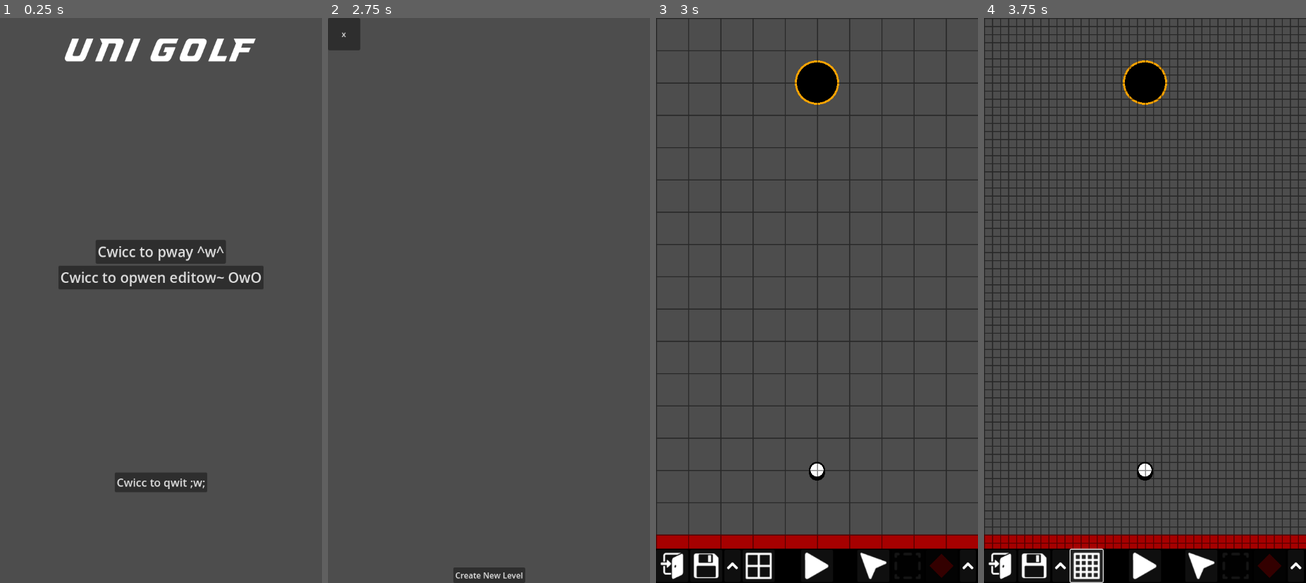
Above: before the commit, frames 1-4 (left to right).
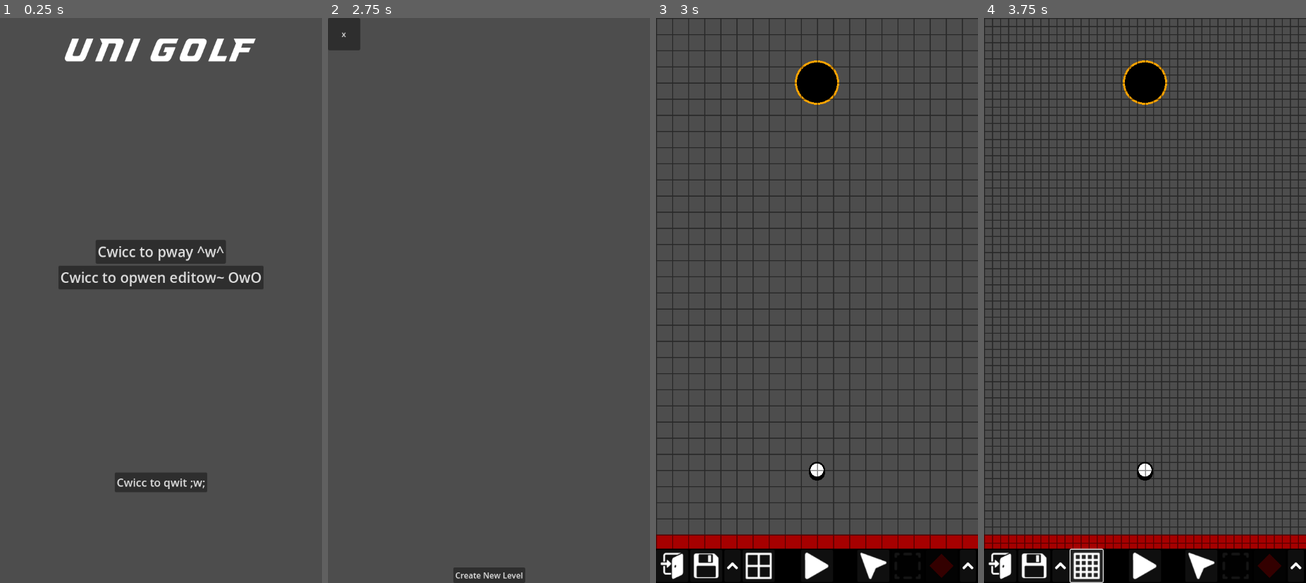
Above: after the commit, the same moments.

Repository: SelfMadeSystem/UniGolf
Game: Godot game, scene res://scenes/MainMenu.tscn
Two runs of this game, one before a commit and one after it. Both use one fixed random seed, a clock stepped at 60 frames per second and the inputs below.
Inputs (mouse positions are in pixels of both pictures, inside the frame that each line leads up to):
- Up to frame 1 (0.25 s): no input
- Up to frame 2 (2.75 s): click "Cwicc to pway ^w^" at 0.5 s; click "x" at 1.25 s; click "Cwicc to opwen editow~ OwO" at 2 s
- Up to frame 3 (3 s): click "Create New Level" at 2.75 s
- Up to frame 4 (3.75 s): click (1087, 566) at 3.5 s

Frames 1-2 are identical in both runs. In frame 3, 4.5% of the frame differs, in the area x 0-100%, y 0-94%; in frame 4, nothing differs.

Commit message:
Fixing a bunch of shit and allowing for more shit by creating a selection box among other things (but not us)

Diff:
--- a/prefabs/editor/node_editor.tscn
+++ b/prefabs/editor/node_editor.tscn
@@ -8,6 +8,7 @@
 [ext_resource type="Script" path="res://scripts/editor/node_button.gd" id="4_celo7"]
 [ext_resource type="Texture2D" uid="uid://cxtubwqkn2fhk" path="res://assets/icons/Trash.png" id="4_eqyul"]
 [ext_resource type="Texture2D" uid="uid://cyx8ag10fbdem" path="res://assets/icons/Rotate.png" id="6_lxbl4"]
+[ext_resource type="Script" path="res://scripts/editor/selection_box.gd" id="6_yua7w"]
 [ext_resource type="Shader" path="res://assets/shaders/grid.gdshader" id="7_4p2lq"]
 [ext_resource type="Texture2D" uid="uid://bibqq0086tmwu" path="res://assets/icons/Pause.png" id="8_0aihf"]
 [ext_resource type="Texture2D" uid="uid://bjbp0x88g2fge" path="res://assets/icons/Grid.png" id="8_7dv7m"]
@@ -87,7 +88,8 @@
 offset_top = 424.0
 offset_right = -304.0
 offset_bottom = 608.0
-mouse_filter = 2
+mouse_filter = 1
+script = ExtResource("6_yua7w")
 
 [node name="Resize" type="Control" parent="UI/SelectionBox"]
 z_index = 9
@@ -335,6 +337,13 @@
 grow_horizontal = 2
 grow_vertical = 2
 placeholder_text = "Level Name"
+
+[node name="DraggyThingies" type="Control" parent="UI"]
+unique_name_in_owner = true
+layout_mode = 3
+anchors_preset = 0
+offset_right = 40.0
+offset_bottom = 40.0
 
 [connection signal="pressed" from="UI/PauseButton" to="." method="_on_play_button_pressed"]
 [connection signal="pressed" from="UI/Bottom/Left/LeaveButton" to="." method="_on_leave_button_pressed"]
--- a/scripts/editor/node_editor.gd
+++ b/scripts/editor/node_editor.gd
@@ -8,7 +8,7 @@
 const MIN_POSITION = Vector2(0, 0)
 const MAX_POSITION = Vector2(1024, 1024)
 
-const GRID_BIG = Vector2.ONE * 64
+const GRID_BIG = Vector2.ONE * 32
 const GRID_SMALL = Vector2.ONE * 16
 const GRID_NONE = Vector2.ONE
 
@@ -19,21 +19,10 @@
 	grid_size = size
 	($Grid.material as ShaderMaterial).set_shader_parameter("cell_size", size)
 
-# Assume properties on node:
-# width: int
-# height: int
-# position: Vector2
-# flipped?: int from 0 to 3
-#
-# And assume that setting width and height will automatically properly
-# scale the node's hitbox, sprite etc.
-var editing_node: EditableNode
+var editing_node: EditableNode # TODO: Make this an array of "selected_nodes"
 var menu_edit_attributes: Array[EditableNode.EditAttribute] = []
 var visible_edit_attributes: Array[EditableNode.DragEditAttribute] = []
 var draggy_thingies: Array[DraggyThingy] = []
-
-var next_node: EditableNode
-var removing_node = false
 
 func _ready():
 	if Engine.is_editor_hint():
@@ -51,15 +40,13 @@
 
 func proceed_to_edit_node(node: Node2D):
 	if editing_node:
-		editing_node.input_event.disconnect(_on_editing_node_input_event)
+#		editing_node.input_event.disconnect(_on_editing_node_input_event)
 		editing_node.tree_exited.disconnect(deyeet)
 	editing_node = node
 	if editing_node:
-		editing_node.input_event.connect(_on_editing_node_input_event)
+#		editing_node.input_event.connect(_on_editing_node_input_event)
 		editing_node.tree_exited.connect(deyeet)
 		update_editing_node_attributes()
-	else:
-		next_node = null
 	reposition_elements()
 	mouse_pos = null
 
@@ -72,8 +59,8 @@
 	for attr in visible_edit_attributes:
 		var thing = preload("res://prefabs/editor/draggy_thingy.tscn").instantiate()
 		thing.attr = attr
+		%DraggyThingies.add_child.call_deferred(thing)
 		draggy_thingies.append(thing)
-		add_child.call_deferred(thing)
 
 func reposition_draggy_thingies():
 	for thing in draggy_thingies:
@@ -107,6 +94,8 @@
 	var end = rect.end.clamp(min, max)
 	%SelectionBox.position = pos
 	%SelectionBox.size = end - pos
+	%SelectionBox.selected_nodes.clear()
+	%SelectionBox.selected_nodes.append(editing_node)
 	%Rotate.visible = editing_node.get("flipped") != null
 	set_line(rect)
 	reposition_draggy_thingies()
@@ -116,6 +105,7 @@
 		thing.queue_free()
 	draggy_thingies = []
 	%SelectionBox.position = Vector2.ONE * 69420
+	%SelectionBox.selected_nodes.clear()
 	$Line.points = []
 
 enum ActionEnum { DRAG, SELECT, PLACE }
@@ -167,11 +157,24 @@
 					return true
 	return false
 
-func _on_editing_node_input_event(_viewport: Node, event: InputEvent, _shape_idx: int):
+func _on_selection_input(event: InputEvent):
+	var mpos = get_viewport().get_mouse_position()
 	if event is InputEventMouseButton:
 		if event.button_index == 1 && event.pressed:
-			button_pressed = ButtonEnum.NODE
-			set_mouse_pos(event.position)
+			set_mouse_pos(mpos)
+			return true
+	elif event is InputEventMouseMotion:
+		if event.button_mask & MOUSE_BUTTON_MASK_LEFT == 0:
+			return false
+		if editing_node == null:
+			return false
+		if mouse_pos == null:
+			set_mouse_pos(mpos)
+		var diff = mpos - mouse_pos
+		var p = og_pos + diff
+		editing_node.position = ((p + grid_offset) / grid_size).round() * grid_size - grid_offset
+		reposition_elements()
+		return true
 
 var mouse_pos = Vector2.ZERO
 var og_size = Vector2.ZERO
@@ -185,8 +188,8 @@
 	og_size = editing_node.shape_size
 	og_pos = editing_node.position
 
-func _unhandled_input(event):
-	if event is InputEventMouseButton: # TODO: Account for mobile input too
+func _unhandled_input(event): # TODO: hopefully only use this to deselect, multi-select and place
+	if event is InputEventMouseButton:
 		if !event.pressed:
 			button_pressed = ButtonEnum.NONE
 			dragging = false
@@ -199,7 +202,6 @@
 				return
 			match current_action:
 				ActionEnum.PLACE:
-					print(2)
 					var node = current_object.instantiate()
 					node.shape_size = Vector2(64, 64)
 					node.position = event.position
--- /dev/null
+++ b/scripts/editor/selection_box.gd
@@ -0,0 +1,20 @@
+extends Control
+
+var selected_nodes: Array[EditableNode] = [] # TODO: Replace this with GameInfo.node_editor.selected_nodes when it exists
+
+var active = false
+
+func _has_point(point):
+	return active || Rect2(Vector2(), size).has_point(get_local_mouse_position())
+#	var global_point = point + global_position
+#	for node in selected_nodes:
+#		if node.contains_point(node.to_local(global_point)):
+#			return true
+#	return false
+
+func _gui_input(event):
+	if _has_point(event.position):
+		if event is InputEventMouseButton:
+			active = event.pressed
+		if GameInfo.node_editor._on_selection_input(event):
+			accept_event()
--- a/scripts/nodes/editable_node.gd
+++ b/scripts/nodes/editable_node.gd
@@ -127,3 +127,7 @@
 # Return true to have the node editor update the stuffs ^^^
 func var_updated():
 	pass
+
+# Returns true if this node contains a point. The point is relative
+func contains_point(point: Vector2):
+	return false
--- a/scripts/nodes/shaped_node.gd
+++ b/scripts/nodes/shaped_node.gd
@@ -145,7 +145,7 @@
 		]
 	return []
 
-@onready var hitbox: Node2D = $HitBox # Must be present on all inherited dudes
+@onready var hitbox: CollisionShape2D = $HitBox # Must be present on all inherited dudes
 
 @export var update_hitbox_: bool = false:
 	set(_v):
@@ -160,6 +160,10 @@
 
 func var_updated():
 	update_hitbox()
+
+func contains_point(point: Vector2):
+	var shape = get_shape()
+	return Geometry2D.is_point_in_polygon(point, shape)
 
 func _ready():
 	update_hitbox()
Not shown: 1 places in prefabs/editor/node_editor.tscn that only renumber resources
Not shown: 2 places in prefabs/nodes/wall.tscn that only renumber resources
